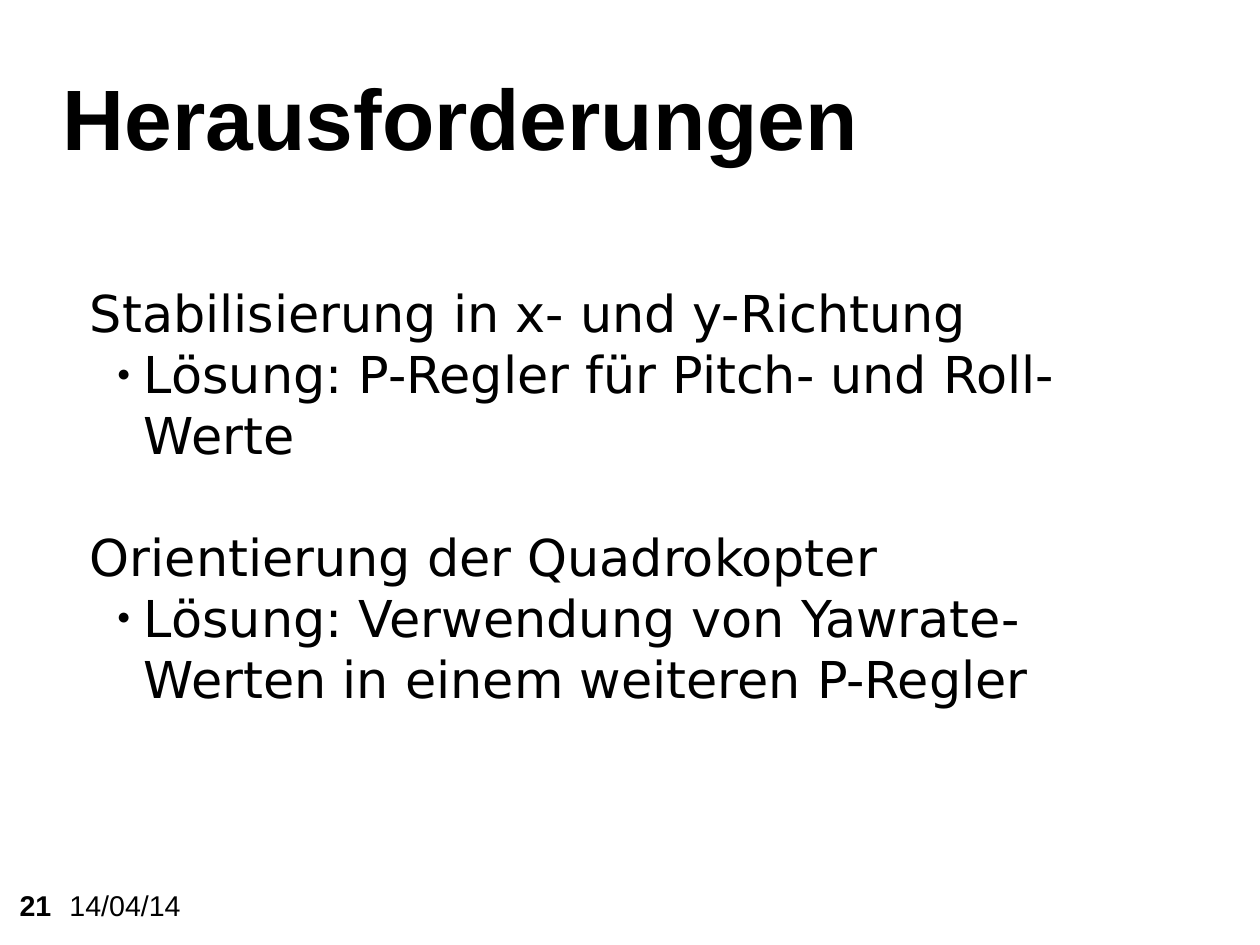
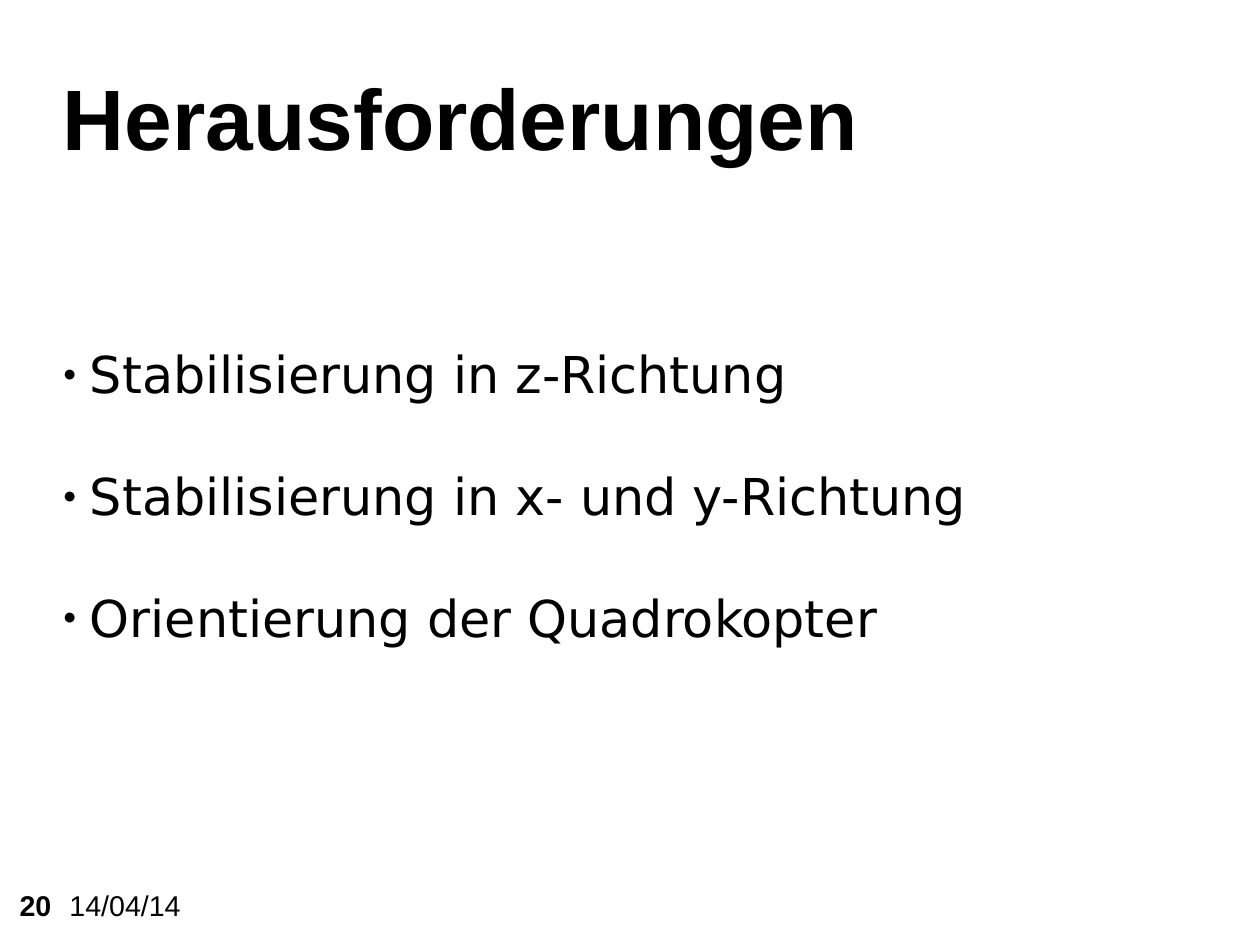
Before and after one commit to KITrokopter/Presentation, a slide deck: slide 20 of PresentationInTotal v0.1.odp (slide 21 before the commit). Drawn at 1260x945 pixels with LibreOffice and Linux fonts; fonts in the diff are those of the drawing; background and template pictures are left out. Boxes give left, top, right and bottom in pixels: in the first picture for what was removed or moved away, otherwise in the second. Text is boxed around its words. In the diff, an @@ line names an element or a change of style, - is before the commit and + after.

```diff
--- a/PresentationInTotal v0.1.odp
+++ b/PresentationInTotal v0.1.odp
@@ subtitle at (90, 354, 787, 404): paragraph added @@
+● Stabilisierung in z-Richtung
@@ subtitle at (144, 354, 1054, 455): paragraph removed @@
-    ● Lösung: P-Regler für Pitch- und Roll-Werte
@@ subtitle at (90, 476, 966, 648): bullet none to ● @@
@@ subtitle at (144, 598, 1028, 709): paragraph removed @@
-    ● Lösung: Verwendung von Yawrate-Werten in einem weiteren P-Regler
@@ page number at (20, 896, 52, 917): text changed @@
-21
+20
```
Also in this commit, not shown: 4 other slides changed, 1 slide removed.
